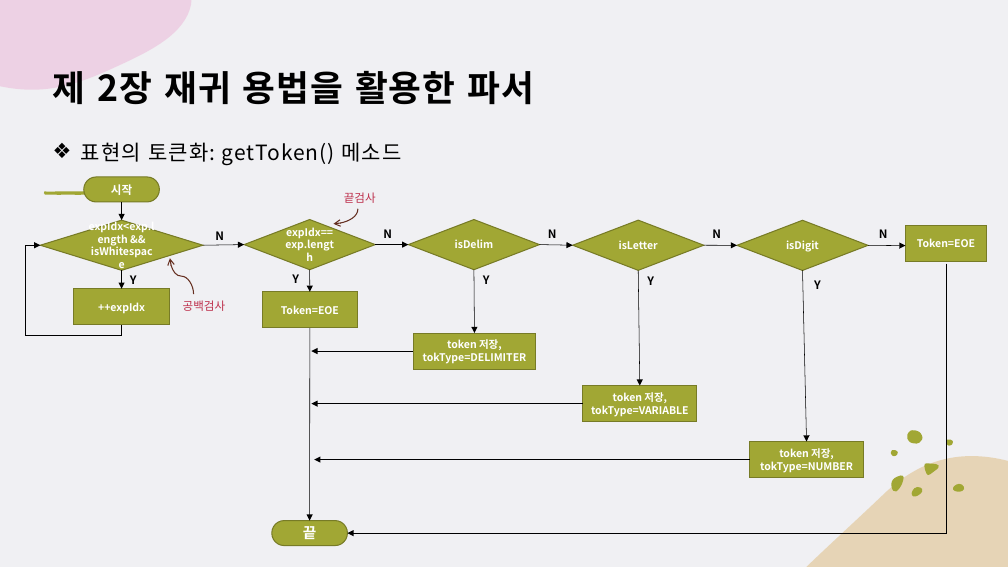
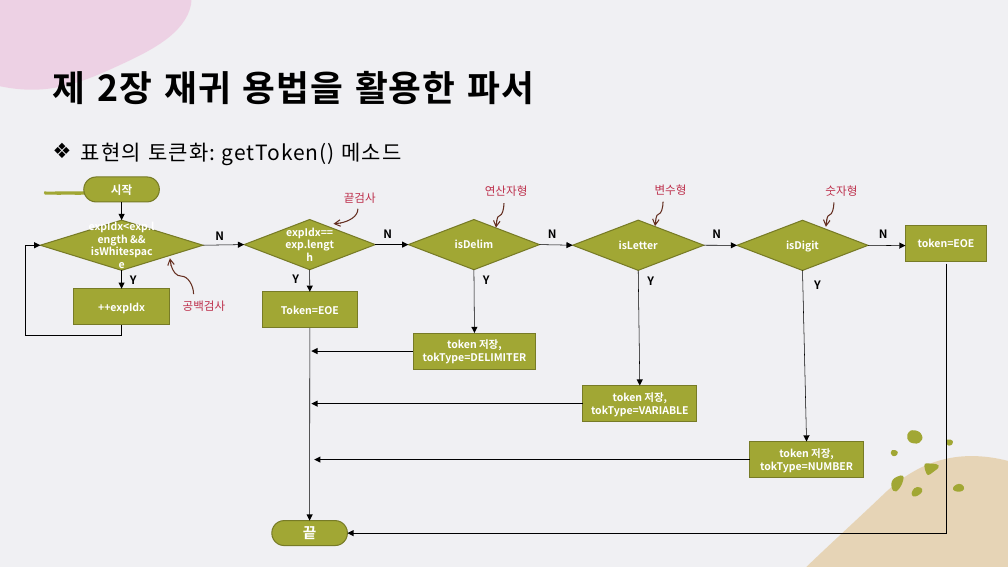
Before and after one commit to chaewon12/art-of-Java, a slide deck: slide 4 of Chapter02/CH02(21.12.27).pptx (slide 3 before the commit). Drawn at 1008x567 pixels with LibreOffice and Linux fonts; fonts in the diff are those of the drawing. Boxes give left, top, right and bottom in pixels: in the first picture for what was removed or moved away, otherwise in the second. Text is boxed around its words. In the diff, an @@ line names an element or a change of style, - is before the commit and + after.

Commit message:
Docs: Revise pptx
Correct typos and add file protection options.

```diff
--- a/Chapter02/CH02(21.12.27).pptx
+++ b/Chapter02/CH02(21.12.27).pptx
@@ text added at (x1=485, y1=185, x2=528, y2=196), 11 pt, text #BD2F4B @@
+연산자형
@@ curved arrow added from (504, 203) to (496, 228), #632D1F 1 pt @@
@@ curved arrow added from (663, 202) to (655, 226), #632D1F 1 pt @@
@@ text added at (x1=655, y1=184, x2=687, y2=195), 11 pt, text #BD2F4B @@
+변수형
@@ text added at (x1=825, y1=185, x2=857, y2=196), 11 pt, text #BD2F4B @@
+숫자형
@@ curved arrow added from (834, 203) to (827, 227), #632D1F 1 pt @@
@@ text in rectangle at (x1=918, y1=238, x2=975, y2=247): text changed @@
-Token=EOE
+token=EOE
```
Also in this commit, not shown: 14 other slides changed, 1 slide added, 1 slide removed, 2 other files.
